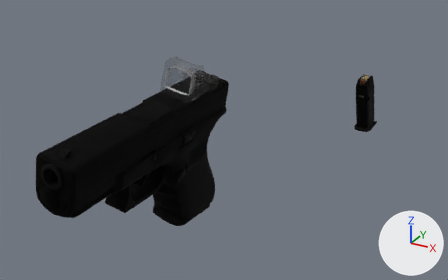
The FBX model OperationKillhouse/Assets/Art/Player/Weapons/Glock/GUN-Glock.fbx as it was, and as the next commit left it.
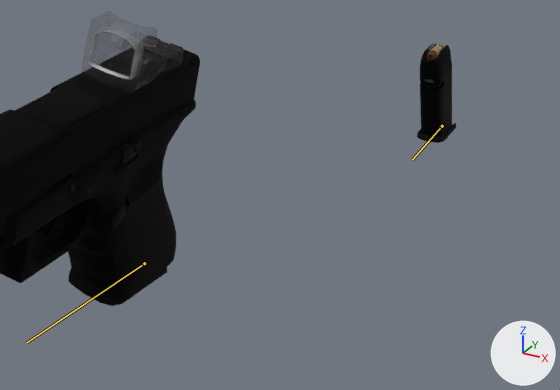
Each version appears first whole from a 50 mm camera at (0.243, -0.79, 0.073) aimed at (-0.073, -0.217, -0.213), and next in a close-up on the part from 25% to 97% of the width and 18% to 98% of the height. Lighting does not change. The marker at lower right points along +X, +Y and +Z. Both versions are drawn at frame 100 of the action 'GUN_Glock_Reload'; the numbers are the values there. The bones that change are drawn over the model as lines in the close-ups.

Objects in the first close-up: 'BulletMag1', 'Glock23', 'Mag1', 'Mag2', 'RDS', 'Slide'.
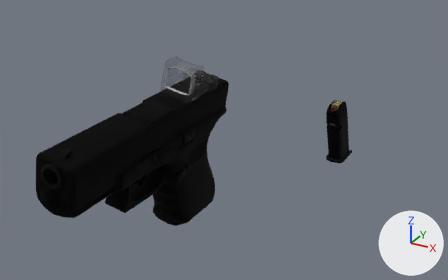
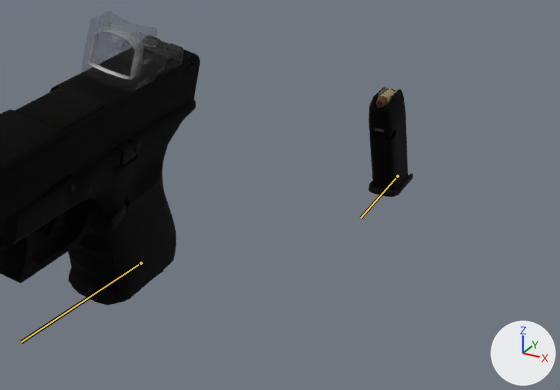
Changed parts and their boxes [x1, y1, x2, y2] in the close-ups (560 x 390 px):
'Mag1', posed (15% wider, 10% taller)
    before: [417, 43, 456, 143]
    after: [368, 87, 413, 197]
'BulletMag1', posed (17% wider, 18% taller)
    before: [427, 44, 444, 60]
    after: [376, 88, 396, 107]
'Mag2', posed
    before: [81, 267, 167, 306]
    after: [72, 270, 164, 305]
bone 'Mag1', root to tip
    before: (442, 126) to (412, 159)
    after: (397, 176) to (360, 218)
bone 'Mag2', root to tip
    before: (144, 263) to (27, 342)
    after: (141, 263) to (21, 342)

The change, as a diff of the scene's bpy script:
```diff
--- a/OperationKillhouse/Assets/Art/Player/Weapons/Glock/GUN-Glock.fbx.py
+++ b/OperationKillhouse/Assets/Art/Player/Weapons/Glock/GUN-Glock.fbx.py
@@ bone_mag1 @@
 bone_mag1 = bpy.data.objects['1Glock'].pose.bones['Mag1']
-bone_mag1.location = (2.03, -46.68, -9.77)
+bone_mag1.location = (1.99, -32.93, -9.77)
@@ bone_mag2 @@
 bone_mag2 = bpy.data.objects['1Glock'].pose.bones['Mag2']
-bone_mag2.location = (-1.85, 5.35, -10.03)
-bone_mag2.rotation_quaternion = (0.988, 0.122, -0.093, 0.019)  # degrees (14, -11, 1)
+bone_mag2.location = (-1.8, 5.85, -10.17)
+bone_mag2.rotation_quaternion = (0.989, 0.121, -0.084, 0.021)  # degrees (14, -10, 1)
```
